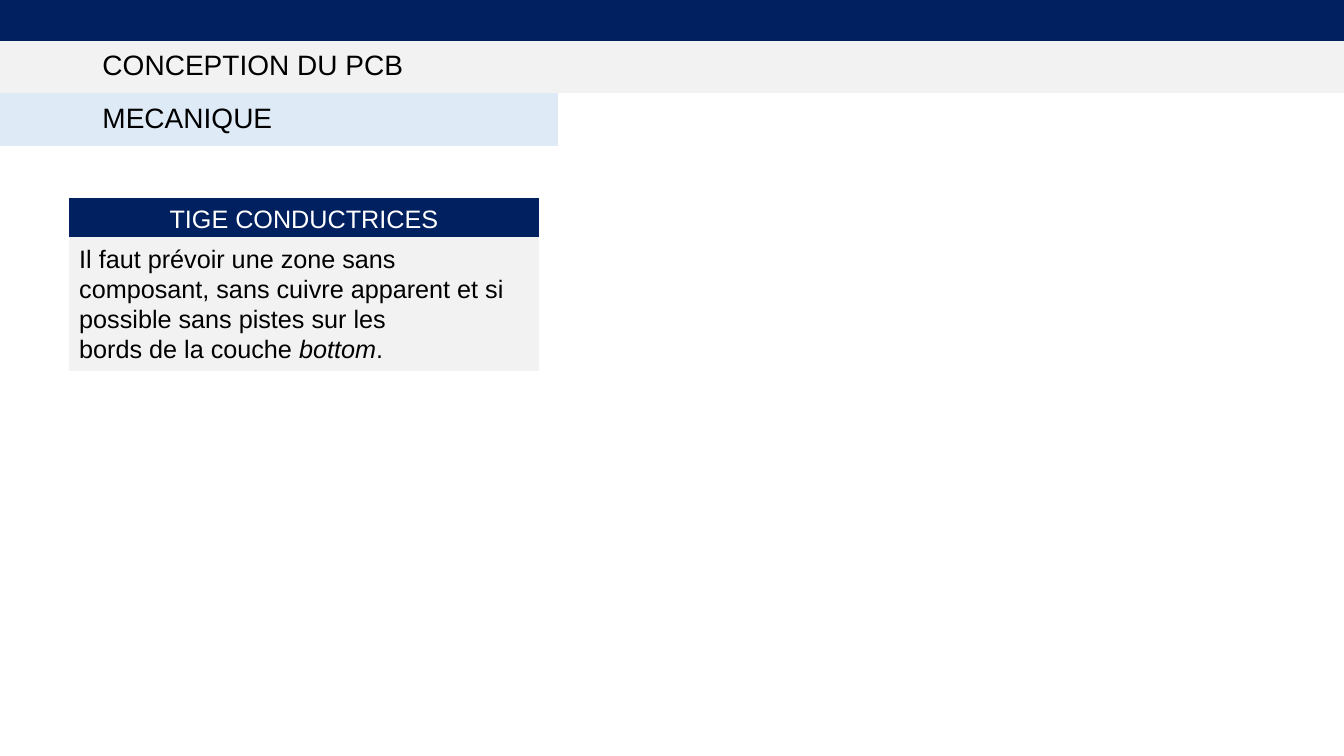
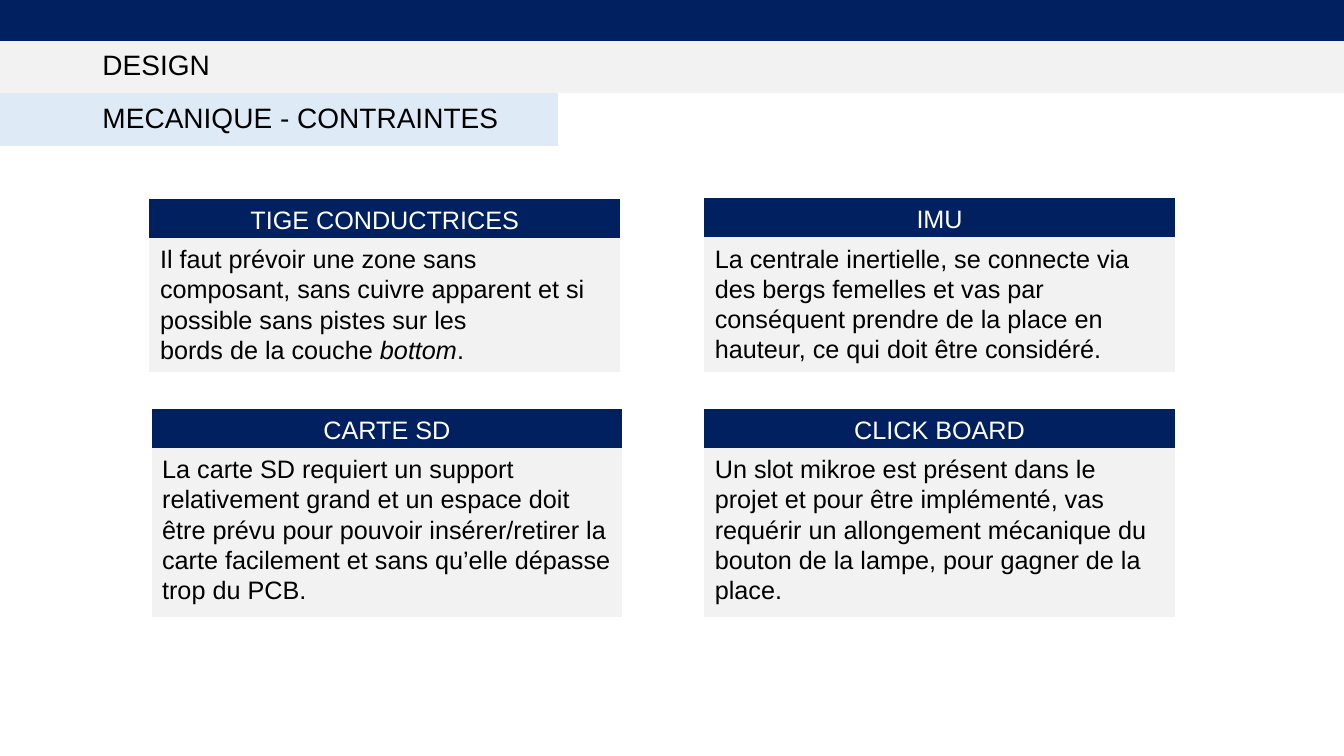
Before and after one commit to Ali-Z0/2221_Underwater-Positioning-System, a slide deck: slide 11 of doc/Presentations/Final/2221_LocalisationSousMarine-PresentationFinale.pptx (slide 8 before the commit). Drawn at 1344x756 pixels with LibreOffice and Linux fonts; fonts in the diff are those of the drawing. Boxes give left, top, right and bottom in pixels: in the first picture for what was removed or moved away, otherwise in the second. Text is boxed around its words. In the diff, an @@ line names an element or a change of style, - is before the commit and + after.

```diff
--- a/doc/Presentations/Final/2221_LocalisationSousMarine-PresentationFinale.pptx
+++ b/doc/Presentations/Final/2221_LocalisationSousMarine-PresentationFinale.pptx
@@ title at (102,55,209,76): text changed @@
-CONCEPTION DU PCB
+DESIGN
@@ text at (102,108,498,134): text changed @@
-MECANIQUE
+MECANIQUE - CONTRAINTES
@@ rectangle "TIGE CONDUCTRICES": place and size @@
-rectangle "TIGE CONDUCTRICES" at (70,200,539,239)
+rectangle "TIGE CONDUCTRICES" at (150,200,620,239)
@@ rectangle added at (705,200,1175,239), fill #002060, outline #002060 1 pt, 18 pt, text #FFFFFF @@
+IMU
@@ rectangle "Il faut prévoir une zone ...": place and size @@
-rectangle "Il faut prévoir une zone ..." at (70,238,539,370)
+rectangle "Il faut prévoir une zone ..." at (150,239,620,371)
@@ rectangle added at (705,238,1175,371), fill #F2F2F2, outline #F2F2F2 1 pt, 18 pt, text #000000 @@
+La centrale inertielle, se connecte via des bergs femelles et vas par conséquent prendre de la place en hauteur, ce qui doit être considéré.
@@ rectangle added at (152,409,622,449), fill #002060, outline #002060 1 pt, 18 pt, text #FFFFFF @@
+CARTE SD
@@ rectangle added at (705,409,1175,449), fill #002060, outline #002060 1 pt, 18 pt, text #FFFFFF @@
+CLICK BOARD
@@ rectangle added at (152,449,622,616), fill #F2F2F2, outline #F2F2F2 1 pt, 18 pt, text #000000 @@
+La carte SD requiert un support relativement grand et un espace doit être prévu pour pouvoir insérer/retirer la carte facilement et sans qu’elle dépasse trop du PCB.
@@ rectangle added at (705,449,1175,616), fill #F2F2F2, outline #F2F2F2 1 pt, 18 pt, text #000000 @@
+Un slot mikroe est présent dans le projet et pour être implémenté, vas requérir un allongement mécanique du bouton de la lampe, pour gagner de la place.
```
Also in this commit, not shown: 6 other slides changed, 10 slides added, 1 slide removed, 3 other files.
